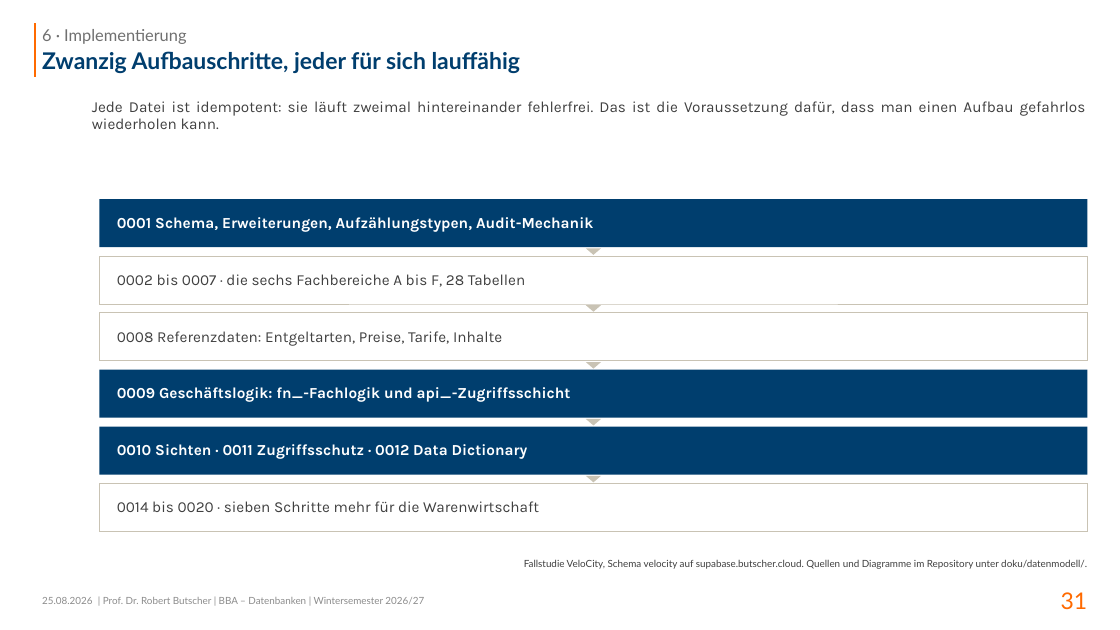
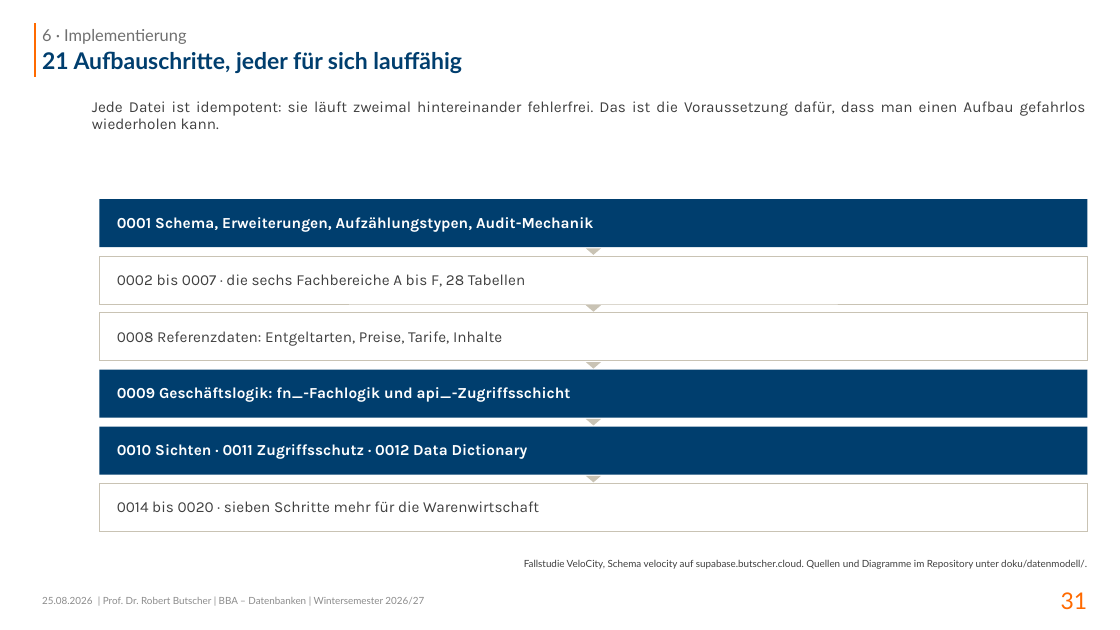
Before and after one commit to swrobuts/velocity-fallstudie, a slide deck: slide 31 of slides/velocity-datenbankentwurf.pptx. Drawn at 1120x630 pixels with LibreOffice and Linux fonts; fonts in the diff are those of the drawing. Boxes give left, top, right and bottom in pixels: in the first picture for what was removed or moved away, otherwise in the second. Text is boxed around its words. In the diff, an @@ line names an element or a change of style, - is before the commit and + after.

```diff
--- a/slides/velocity-datenbankentwurf.pptx
+++ b/slides/velocity-datenbankentwurf.pptx
@@ title at <box>42,51,461,73</box>: text changed @@
-Zwanzig Aufbauschritte, jeder für sich lauffähig
+21 Aufbauschritte, jeder für sich lauffähig
```
Also in this commit, not shown: 1 other slide changed, 8 other files.
